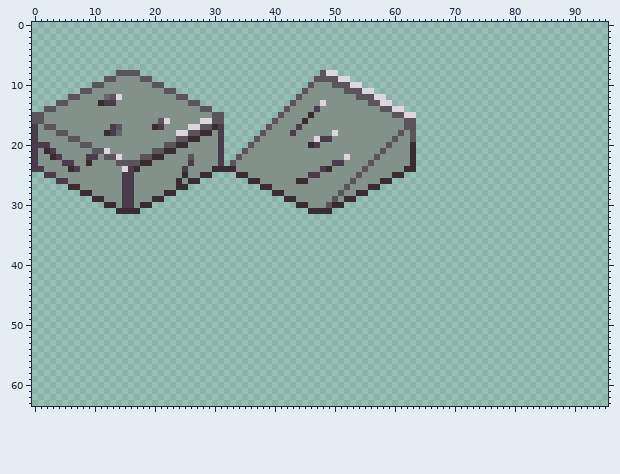
Edited in one commit: pixel-art file (Assets/Textures/Project Red Sun.aseprite). This is how it looked before the edit.
96x64 pixels, 1 frame.
After the commit:
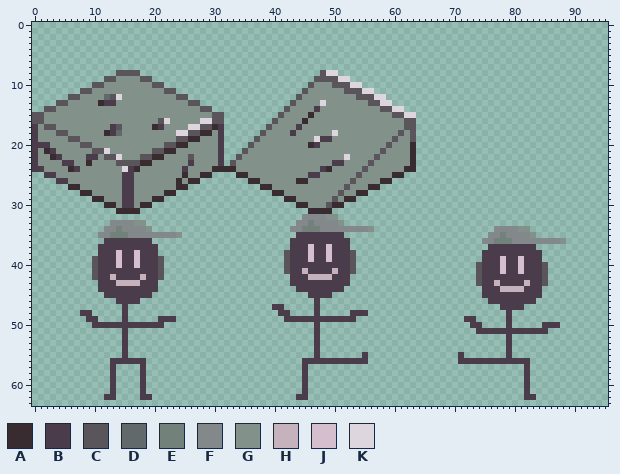
Palette (. is transparent): A #392c31  B #4a3c4a  C #5a555a  D #62696a  E #73817b  F #83898b  G #83918b  H #c5b2bd  J #d5becd  K #ded6de
Change:
layer "Char1" added
Layer "Char1":
y 32: x 45..50 ...... -> FFFFGG
y 33: x 13..18 ...... -> FFFFGG; x 44..51 ........ -> FFEFFFFG
y 34: x 12..19 ........ -> FFEFFFFG; x 43..56 .............. -> FFEEEFFFFFFFFG; x 77..82 ...... -> FFFFGG
y 35: x 11..24 .............. -> FFEEEFFFFFFFFG; x 44..51 ........ -> BBBBBBBB; x 76..83 ........ -> FFEFFFFG
y 36: x 12..19 ........ -> BBBBBBBB; x 43..52 .......... -> BBBBBBBBBB; x 75..88 .............. -> FFEEEFFFFFFFFG
y 37: x 11..20 .......... -> BBBBBBBBBB; x 43..52 .......... -> BBBJBBJBBB; x 76..83 ........ -> BBBBBBBB
y 38: x 11..20 .......... -> BBBJBBJBBB; x 42..53 ............ -> CBBBJBBJBBBC; x 75..84 .......... -> BBBBBBBBBB
y 39: x 10..21 ............ -> CBBBJBBJBBBC; x 42..53 ............ -> CBBBJBBJBBBC; x 75..84 .......... -> BBBJBBJBBB
y 40: x 10..21 ............ -> CBBBJBBJBBBC; x 42..53 ............ -> CBBBBBBBBBBC; x 74..85 ............ -> CBBBJBBJBBBC
y 41: x 10..21 ............ -> CBBBBBBBBBBC; x 42..53 ............ -> CBBHBBBBHBBC; x 74..85 ............ -> CBBBJBBJBBBC
y 42: x 10..21 ............ -> CBBHBBBBHBBC; x 43..52 .......... -> BBBHHHHBBB; x 74..85 ............ -> CBBBBBBBBBBC
y 43: x 11..20 .......... -> BBBHHHHBBB; x 43..52 .......... -> BBBBBBBBBB; x 74..85 ............ -> CBBHBBBBHBBC
y 44: x 11..20 .......... -> BBBBBBBBBB; x 44..51 ........ -> BBBBBBBB; x 75..84 .......... -> BBBHHHHBBB
y 45: x 12..19 ........ -> BBBBBBBB; x 46..49 .... -> BBBB; x 75..84 .......... -> BBBBBBBBBB
y 46: x 14..17 .... -> BBBB; x 47 . -> B; x 76..83 ........ -> BBBBBBBB
y 47: x 15 . -> B; x 40..41 .. -> BB; x 47 . -> B; x 78..81 .... -> BBBB
y 48: x 8..9 .. -> BB; x 15 . -> B; x 41..42 .. -> BB; x 47 . -> B; x 53..55 ... -> BBB; x 79 . -> B
y 49: x 9..10 .. -> BB; x 15 . -> B; x 21..23 ... -> BBB; x 42..53 ............ -> BBBBBBBBBBBB; x 72..73 .. -> BB; x 79 . -> B
y 50: x 10..21 ............ -> BBBBBBBBBBBB; x 47 . -> B; x 73..74 .. -> BB; x 79 . -> B; x 85..87 ... -> BBB
y 51: x 15 . -> B; x 47 . -> B; x 74..85 ............ -> BBBBBBBBBBBB
y 52..54: x 15 . -> B; x 47 . -> B; x 79 . -> B
y 55: x 15 . -> B; x 47 . -> B; x 55 . -> B; x 71 . -> B; x 79 . -> B
y 56: x 13..18 ...... -> BBBBBB; x 45..55 ........... -> BBBBBBBBBBB; x 71..82 ............ -> BBBBBBBBBBBB
y 57..61: x 13 . -> B; x 18 . -> B; x 45 . -> B; x 82 . -> B
y 62: x 12..13 .. -> BB; x 18..19 .. -> BB; x 44..45 .. -> BB; x 82..83 .. -> BB
